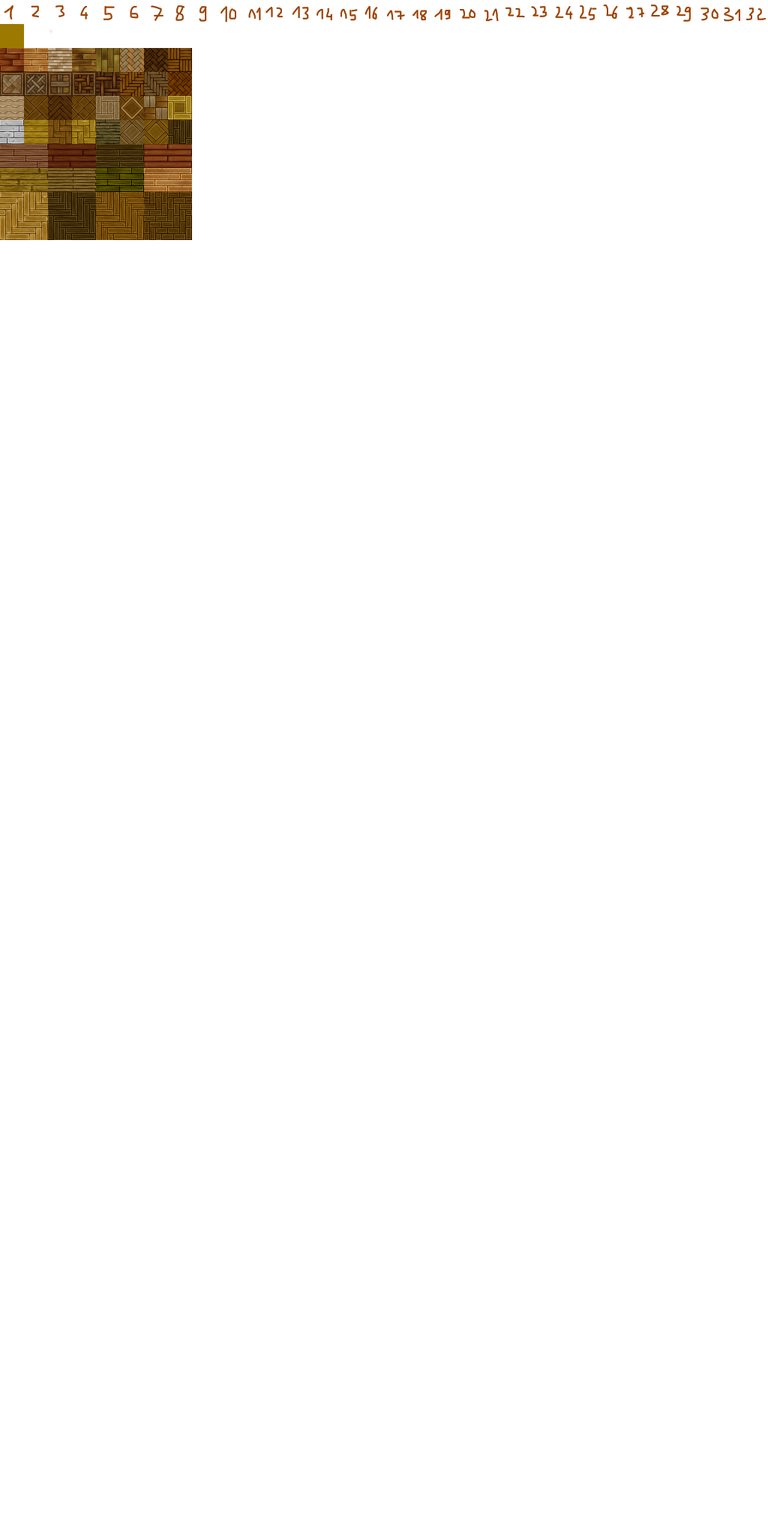
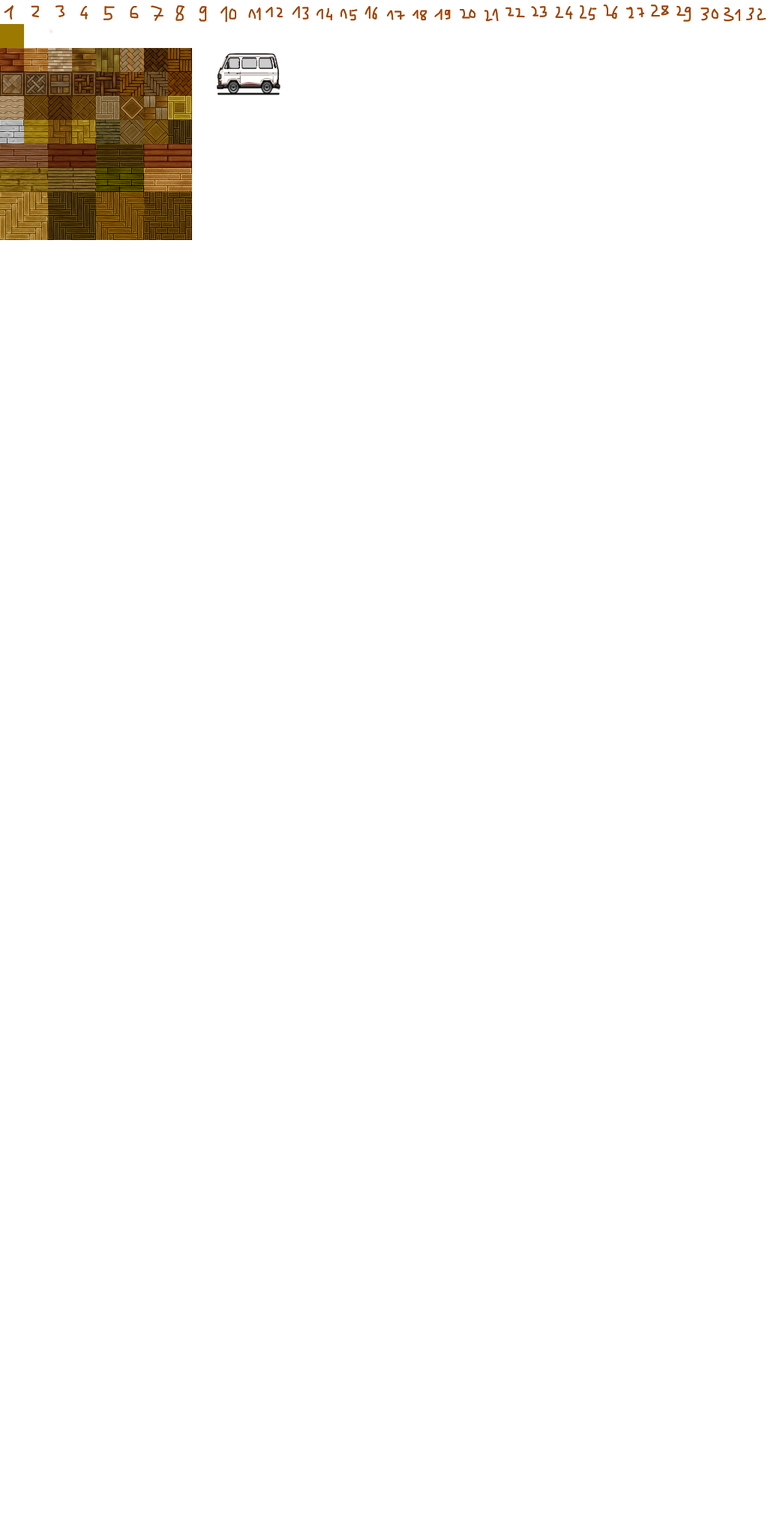
Before/after of a w=768, h=1536 layered artwork. What changed in the layer stack:
added layer "Layer 6(pasted)" above "krita.sgKvua" over [215, 52, 281, 96]
